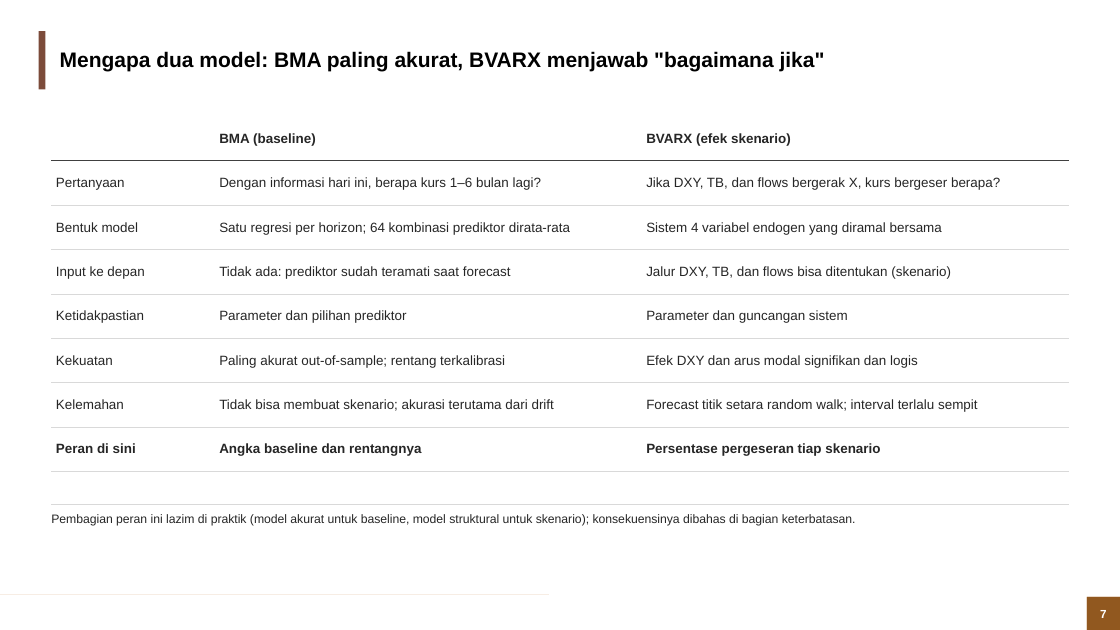
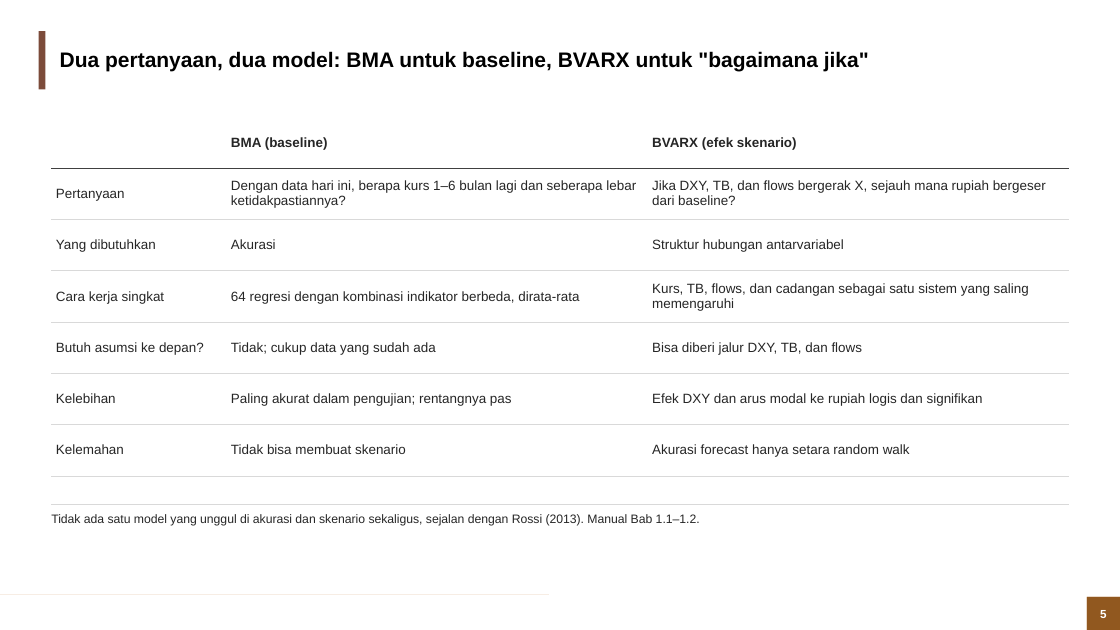
Before and after one commit to muhamadhaikal128/Simulasi-Rupiah, a slide deck: slide 5 of output/Simulasi_Rupiah_BMA_BVARX.pptx (slide 7 before the commit). Drawn at 1120x630 pixels with LibreOffice and Linux fonts; fonts in the diff are those of the drawing; background and template pictures are left out. Boxes give left, top, right and bottom in pixels: in the first picture for what was removed or moved away, otherwise in the second. Text is boxed around its words. In the diff, an @@ line names an element or a change of style, - is before the commit and + after.

Commit message:
Deck v4.2: restructured to follow the model manual chapters and flowcharts

```diff
--- a/output/Simulasi_Rupiah_BMA_BVARX.pptx
+++ b/output/Simulasi_Rupiah_BMA_BVARX.pptx
@@ title at [60, 51, 869, 71]: text changed @@
-Mengapa dua model: BMA paling akurat, BVARX menjawab "bagaimana jika"
+Dua pertanyaan, dua model: BMA untuk baseline, BVARX untuk "bagaimana jika"
@@ table at [51, 117, 1068, 476] @@
-row 2: Pertanyaan | Dengan informasi hari ini, berapa kurs 1–6 bulan lagi? | Jika DXY, TB, dan flows bergerak X, kurs bergeser berapa?
-row 3: Bentuk model | Satu regresi per horizon; 64 kombinasi prediktor dirata-rata | Sistem 4 variabel endogen yang diramal bersama
-row 4: Input ke depan | Tidak ada: prediktor sudah teramati saat forecast | Jalur DXY, TB, dan flows bisa ditentukan (skenario)
-row 5: Ketidakpastian | Parameter dan pilihan prediktor | Parameter dan guncangan sistem
-row 6: Kekuatan | Paling akurat out-of-sample; rentang terkalibrasi | Efek DXY dan arus modal signifikan dan logis
-row 7: Kelemahan | Tidak bisa membuat skenario; akurasi terutama dari drift | Forecast titik setara random walk; interval terlalu sempit
-row 8: Peran di sini | Angka baseline dan rentangnya | Persentase pergeseran tiap skenario
+row 2: Pertanyaan | Dengan data hari ini, berapa kurs 1–6 bulan lagi dan seberapa lebar ketidakpastiannya? | Jika DXY, TB, dan flows bergerak X, sejauh mana rupiah bergeser dari baseline?
+row 3: Yang dibutuhkan | Akurasi | Struktur hubungan antarvariabel
+row 4: Cara kerja singkat | 64 regresi dengan kombinasi indikator berbeda, dirata-rata | Kurs, TB, flows, dan cadangan sebagai satu sistem yang saling memengaruhi
+row 5: Butuh asumsi ke depan? | Tidak; cukup data yang sudah ada | Bisa diberi jalur DXY, TB, dan flows
+row 6: Kelebihan | Paling akurat dalam pengujian; rentangnya pas | Efek DXY dan arus modal ke rupiah logis dan signifikan
+row 7: Kelemahan | Tidak bisa membuat skenario | Akurasi forecast hanya setara random walk
@@ text at [51, 514, 700, 526]: text changed @@
-Pembagian peran ini lazim di praktik (model akurat untuk baseline, model struktural untuk skenario); konsekuensinya dibahas di bagian keterbatasan.
+Tidak ada satu model yang unggul di akurasi dan skenario sekaligus, sejalan dengan Rossi (2013). Manual Bab 1.1–1.2.
@@ page number at [1100, 610, 1106, 618]: text changed @@
-7
+5
```
Also in this commit, not shown: 28 other slides changed, 21 slides added, 5 slides removed.
